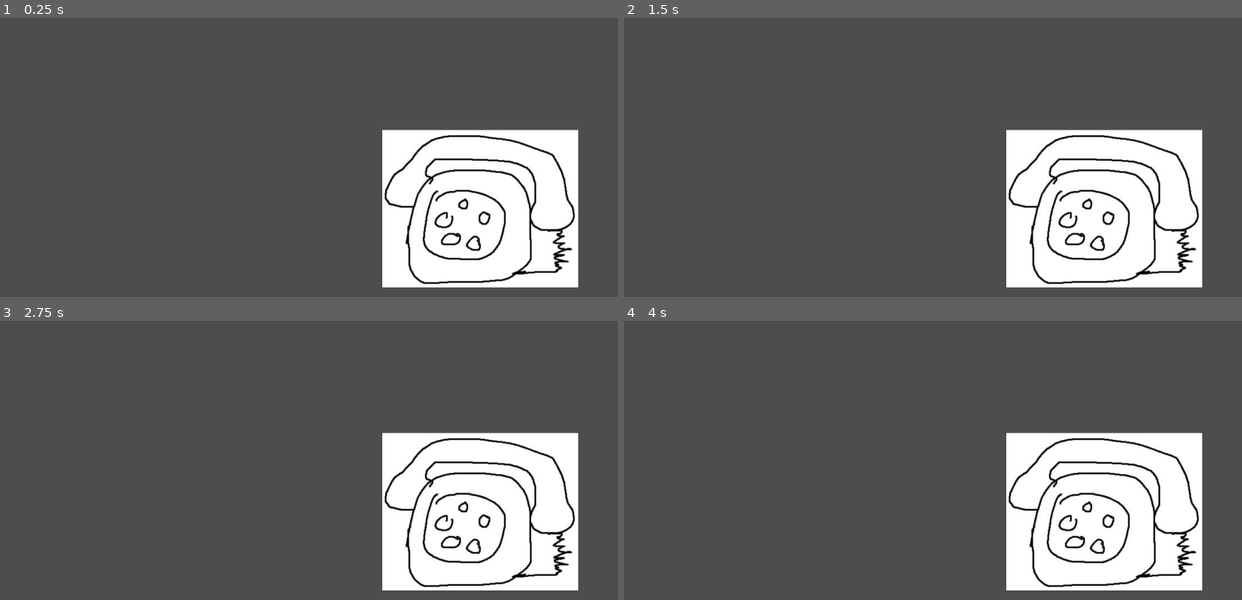
Above: before the commit, frames 1-4 (two rows, left to right).
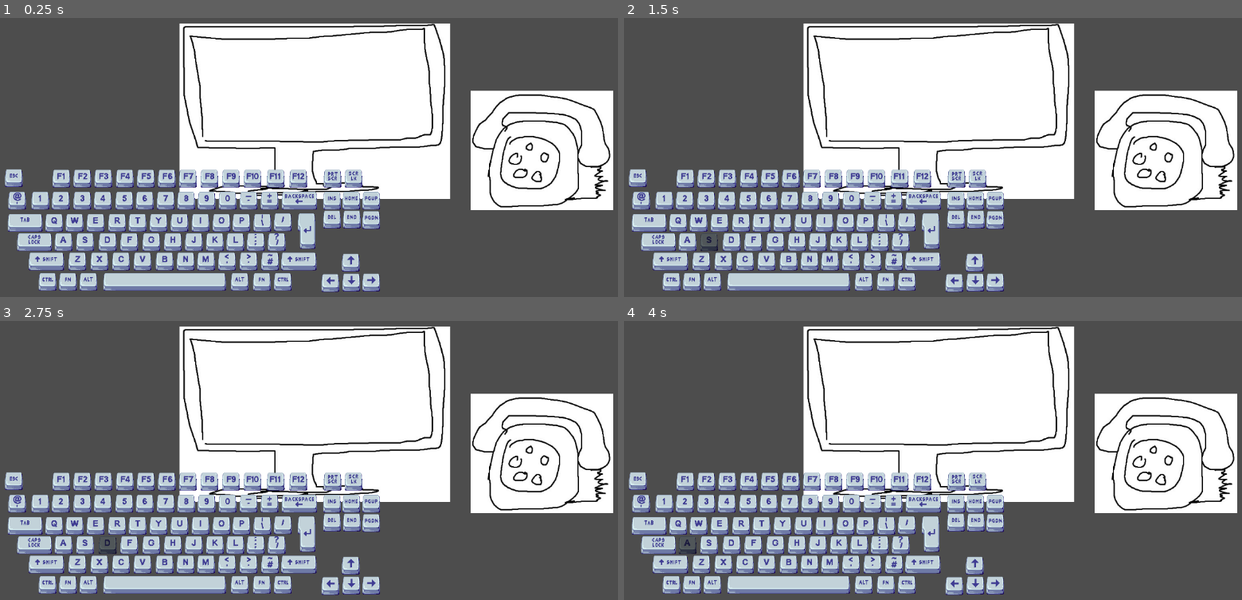
Above: after the commit, the same moments.

Repository: Omar-B-Maldonado/Cubicle-Chaos
Game: Godot game, scene res://Scenes/game.tscn
Same seed, same stepped clock (60 frames per second), same inputs: the game is played once before the commit and once after it.
Inputs (mouse positions are in pixels of both pictures, inside the frame that each line leads up to):
- Up to frame 1 (0.25 s): no input
- Up to frame 2 (1.5 s): tap Enter at 0.5 s; move the mouse to (1106, 196) at 0.52 s; hold D 0.53-1.28 s; tap B at 0.6 s; click (1106, 196) at 0.67 s; tap Space at 0.77, 1.25 s; move the mouse to (803, 182) at 1.27 s; hold S from 1.28 s (still down); tap C at 1.35 s; click (803, 182) at 1.42 s
- Up to frame 3 (2.75 s): tap Space at 1.52 s; tap Enter at 2 s; move the mouse to (364, 387) at 2.02 s; release S at 2.03 s; hold D from 2.03 s (still down); tap E at 2.1 s; click (364, 387) at 2.17 s
- Up to frame 4 (4 s): tap Space at 2.75, 3.02, 3.77 s; move the mouse to (895, 538) at 2.77 s; release D at 2.78 s; hold W 2.78-3.53 s; tap F at 2.85 s; click (895, 538) at 2.92 s; tap Enter at 3.5 s; move the mouse to (1118, 521) at 3.52 s; hold A from 3.53 s (still down); tap G at 3.6 s; click (1118, 521) at 3.67 s

The runs differ from the first frame. In frame 1, 56% of the frame differs, in the area x 0-100%, y 2-99%; in frame 2, 56%; in frame 3, 56%; in frame 4, 56%.

Commit message:
Minor Phone changes, added Computer
- for now, the computer does nothing
- the subtitle text now disappears after 5 seconds of the conversation being done, also triggering a hang-up tone
- the player can hang up mid-sentence and cut off all of the text if they want to

Diff:
--- /dev/null
+++ b/project/Scenes/computer.tscn
@@ -0,0 +1,19 @@
+[gd_scene load_steps=3 format=3 uid="uid://bipstddw3iioq"]
+
+[ext_resource type="Texture2D" uid="uid://b2l8gitywl3m3" path="res://Images/computer.jpg" id="1_y4qok"]
+
+[sub_resource type="RectangleShape2D" id="RectangleShape2D_txq6l"]
+size = Vector2(424, 206)
+
+[node name="Computer" type="Node2D"]
+
+[node name="Sprite2D" type="Sprite2D" parent="."]
+position = Vector2(5, -4)
+scale = Vector2(0.798046, 0.772506)
+texture = ExtResource("1_y4qok")
+
+[node name="Screen" type="Area2D" parent="."]
+
+[node name="CollisionShape2D" type="CollisionShape2D" parent="Screen"]
+position = Vector2(5, -45)
+shape = SubResource("RectangleShape2D_txq6l")
--- a/project/Scenes/game.tscn
+++ b/project/Scenes/game.tscn
@@ -1,8 +1,10 @@
-[gd_scene load_steps=4 format=3 uid="uid://8f35yelrpbuy"]
+[gd_scene load_steps=6 format=3 uid="uid://8f35yelrpbuy"]
 
 [ext_resource type="Script" path="res://Scripts/game_manager.gd" id="1_cgfok"]
 [ext_resource type="PackedScene" uid="uid://di2h0c7y4sp2" path="res://Scenes/phone.tscn" id="1_jqgf3"]
 [ext_resource type="FontFile" uid="uid://0wnspmv7qpwf" path="res://Fonts/monogram-extended.ttf" id="2_infar"]
+[ext_resource type="PackedScene" uid="uid://dxphk0gh4y332" path="res://Scenes/Keyboard.tscn" id="4_ibdtb"]
+[ext_resource type="PackedScene" uid="uid://bipstddw3iioq" path="res://Scenes/computer.tscn" id="5_2qwyh"]
 
 [node name="Game" type="Node2D"]
 
@@ -11,19 +13,26 @@
 script = ExtResource("1_cgfok")
 
 [node name="Phone" parent="GameManager" instance=ExtResource("1_jqgf3")]
-position = Vector2(320, 81)
+position = Vector2(433, -26)
 
 [node name="Subtitle" type="Label" parent="GameManager"]
 texture_filter = 1
-offset_left = -573.0
-offset_top = 148.0
+offset_left = -578.0
+offset_top = 195.0
 offset_right = 575.0
 offset_bottom = 325.0
 theme_override_colors/font_outline_color = Color(0, 0, 0, 1)
 theme_override_constants/outline_size = 11
 theme_override_fonts/font = ExtResource("2_infar")
-theme_override_font_sizes/font_size = 40
+theme_override_font_sizes/font_size = 32
 horizontal_alignment = 1
 autowrap_mode = 2
 
 [node name="Camera2D" type="Camera2D" parent="."]
+
+[node name="Keyboard" parent="." instance=ExtResource("4_ibdtb")]
+position = Vector2(-689, -53)
+
+[node name="Computer" parent="." instance=ExtResource("5_2qwyh")]
+z_index = -1
+position = Vector2(15, -92)
--- a/project/Scenes/phone.tscn
+++ b/project/Scenes/phone.tscn
@@ -6,14 +6,17 @@
 [ext_resource type="AudioStream" uid="uid://bnlt5pejsl6r6" path="res://Sounds/phone-pick-up.mp3" id="4_rtwn2"]
 [ext_resource type="AudioStream" uid="uid://dy457m24j85bt" path="res://Sounds/phone-hang-up.mp3" id="5_qexr3"]
 [ext_resource type="AudioStream" uid="uid://bmjybq0cugtxm" path="res://Sounds/Voice3.wav" id="6_kbtp0"]
+[ext_resource type="AudioStream" uid="uid://bp5pq763cq0sp" path="res://Sounds/hang_up_tone.mp3" id="7_62b6w"]
 
 [sub_resource type="RectangleShape2D" id="RectangleShape2D_r4pt3"]
-size = Vector2(351, 230)
+size = Vector2(253, 173)
 
 [node name="Phone" type="Node2D"]
 script = ExtResource("1_5yodq")
 
 [node name="Sprite2D" type="Sprite2D" parent="."]
+position = Vector2(-2, 1)
+scale = Vector2(0.725352, 0.759649)
 texture = ExtResource("1_xxrn4")
 
 [node name="Timer" type="Timer" parent="."]
@@ -24,6 +27,7 @@
 position = Vector2(-0.5, -23)
 
 [node name="CollisionShape2D" type="CollisionShape2D" parent="Area2D"]
+position = Vector2(-3.5, 11)
 shape = SubResource("RectangleShape2D_r4pt3")
 
 [node name="Ringing" type="AudioStreamPlayer2D" parent="."]
@@ -42,5 +46,9 @@
 stream = ExtResource("6_kbtp0")
 bus = &"SFX"
 
+[node name="HangUpTone" type="AudioStreamPlayer2D" parent="."]
+stream = ExtResource("7_62b6w")
+bus = &"HangUpTone"
+
 [connection signal="timeout" from="Timer" to="." method="_on_timer_timeout"]
 [connection signal="input_event" from="Area2D" to="." method="_on_area_2d_input_event"]
--- a/project/Scenes/sticky_note.tscn
+++ /dev/null
@@ -1,3 +0,0 @@
-[gd_scene format=3 uid="uid://dona81o1l4wgj"]
-
-[node name="StickyNote" type="Node2D"]
--- a/project/Scripts/game_manager.gd
+++ b/project/Scripts/game_manager.gd
@@ -8,14 +8,23 @@
 	subtitle.text = line
 	subtitle.visible_characters = 0
 	for i in subtitle.text:
-		subtitle.visible_characters += 1
-		voice_trigger += 1
-		if voice_trigger == 2:
-			randomize_pitch(phone.voice)
-			phone.voice.play()
-			voice_trigger = 0
-		await get_tree().create_timer(0.05).timeout
-
+		if phone.is_talking:
+			subtitle.visible_characters += 1
+			voice_trigger += 1
+			if voice_trigger == 2:
+				randomize_pitch(phone.voice)
+				phone.voice.play()
+				voice_trigger = 0
+			await get_tree().create_timer(0.05).timeout
+		else: #cut off text if they stop talking because you hung up
+			subtitle.text = ""
+			break
+	print(phone.answers)
+	#wait 5 seconds after all text is shown to cut it all off
+	await get_tree().create_timer(5).timeout
+	if subtitle.visible_ratio == 1.0: phone.hang_up_tone.play()
+	subtitle.text = ""
+	phone.timer.start()
 
 func randomize_pitch(audio_player):
 	audio_player.pitch_scale = randf_range(0.7, 1.5)
--- a/project/Scripts/phone.gd
+++ b/project/Scripts/phone.gd
@@ -5,6 +5,7 @@
 @onready var pick_up = $PickUp
 @onready var hang_up = $HangUp
 @onready var voice = $Voice
+@onready var hang_up_tone = $HangUpTone
 
 
 @onready var game_manager = %GameManager
@@ -13,6 +14,8 @@
 var lines_of_text    = []
 var answers          = []
 var is_ringing       = false
+var is_talking       = false
+var is_ready = true
 
 # Called when the node enters the scene tree for the first time.
 func _ready():
@@ -24,10 +27,14 @@
 		print("Phone clicked!")
 		if not is_ringing:
 			hang_up.play()
+			hang_up_tone.stop()
+			is_talking = false
+
 		elif is_ringing:
 			pick_up.play()
 			ringing.stop()
 			is_ringing = false
+			is_ready = false
 
 			var line = get_random_line()
 			var words = line.split(' ') #separate the line into words
@@ -51,6 +58,7 @@
 					answers.append(word)
 
 			await get_tree().create_timer(1).timeout
+			is_talking = true
 			game_manager.set_subtitle(line)
 
 func _on_timer_timeout():
--- a/project/default_bus_layout.tres
+++ b/project/default_bus_layout.tres
@@ -5,5 +5,11 @@
 bus/1/solo = false
 bus/1/mute = false
 bus/1/bypass_fx = false
-bus/1/volume_db = -12.4611
+bus/1/volume_db = -9.63761
 bus/1/send = &"Master"
+bus/2/name = &"HangUpTone"
+bus/2/solo = false
+bus/2/mute = false
+bus/2/bypass_fx = false
+bus/2/volume_db = -20.3684
+bus/2/send = &"Master"
Binary file added: project/Images/computer.jpg
Not shown, added: project/Images/computer.jpg.import
Not shown: 1 places in project/Scenes/phone.tscn that only renumber resources
Not shown, added: project/Sounds/hang_up_tone.mp3.import
Not shown, added: project/Sounds/hang_up_tone.mp3
